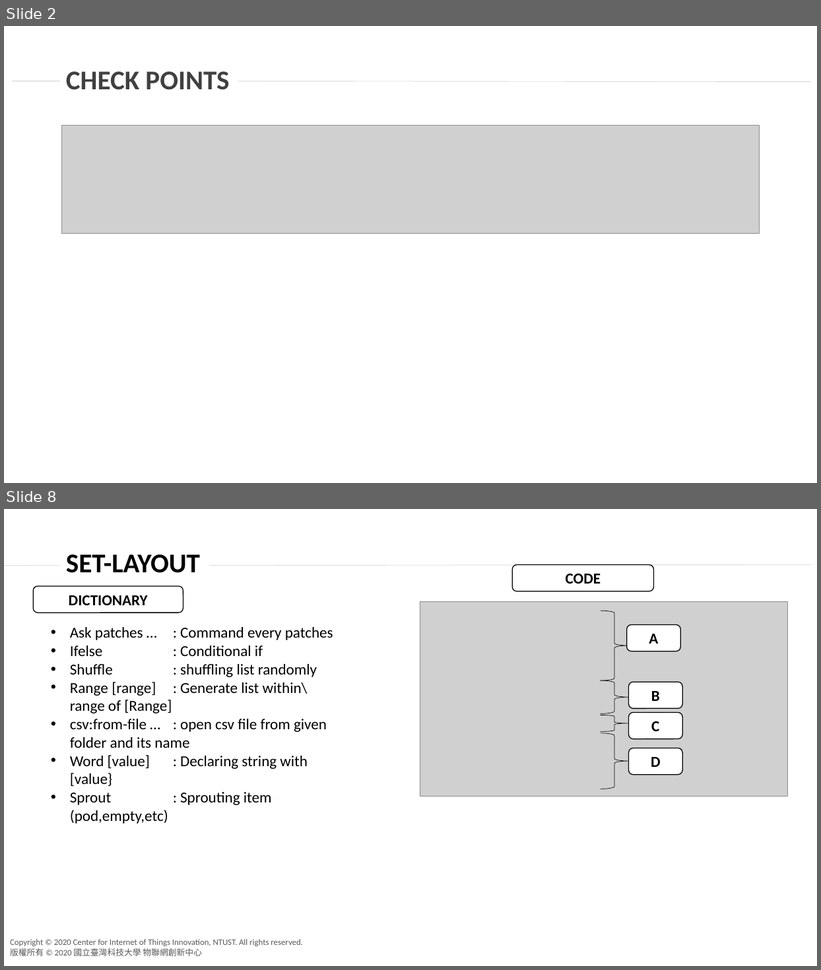
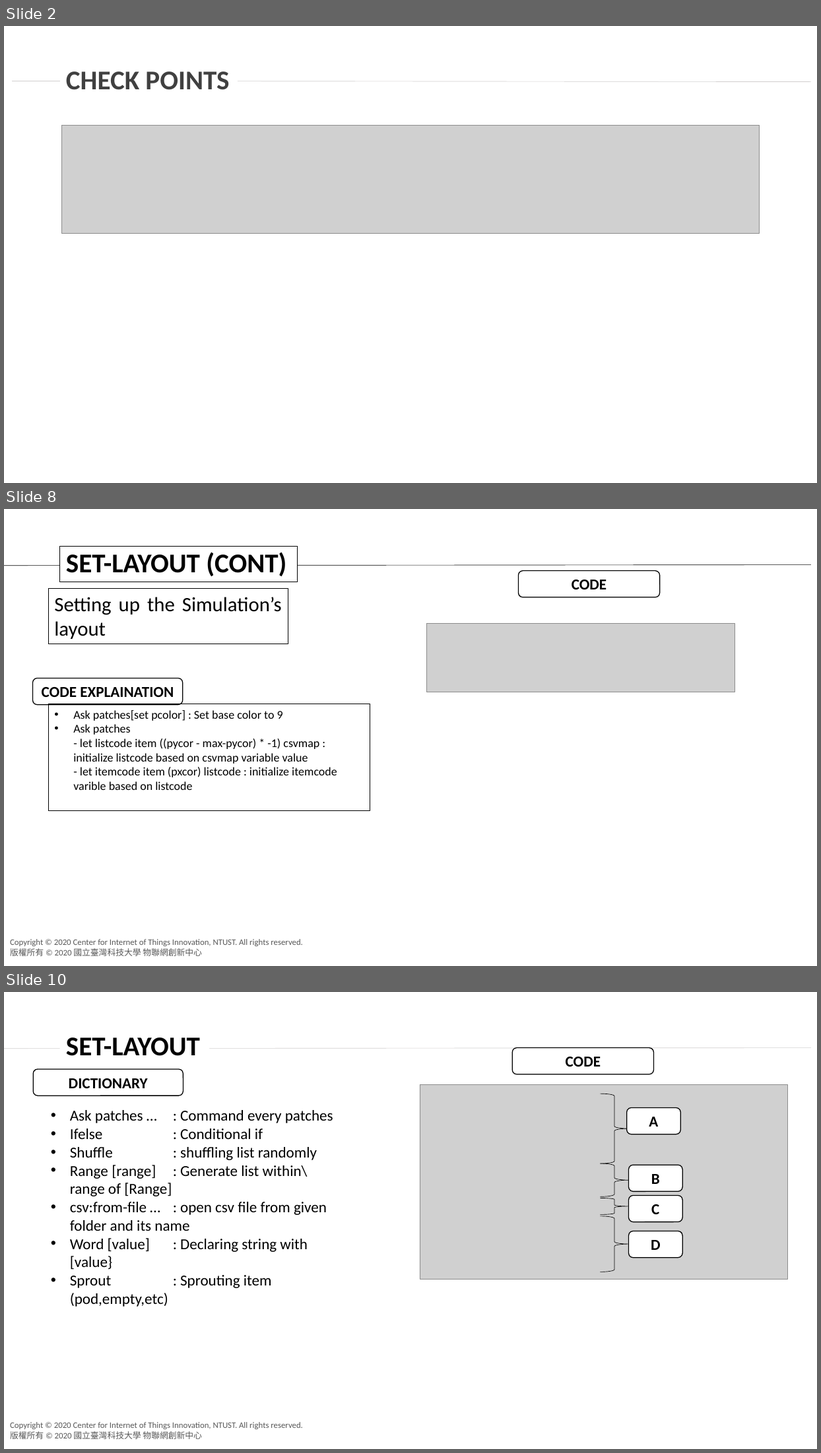
Before and after one commit to agnesyosephine/kiva, a slide deck: Tutorial/Code Learning-Ryanda.pptx. Shown one above the other, each under a label of ours: slides 2 and 8 before the commit, slides 2, 8 and 10 after it; the slides between them are not shown. The pictures are 821x970 and 821x1453 pixels, drawn with LibreOffice and Linux fonts; fonts in the diff are those of the drawing; grey boxes stand for pictures; background and template pictures are left out. Boxes give left, top, right and bottom in pixels: in the first picture for what was removed or moved away, otherwise in the second. Text is boxed around its words. In the diff, an @@ line names an element or a change of style, - is before the commit and + after.

```diff
--- a/Tutorial/Code Learning-Ryanda.pptx
+++ b/Tutorial/Code Learning-Ryanda.pptx
@@ slide 8 added at [4,509,817,966], background #FFFFFF; not listed: 2 template elements that a slide beside it also shows @@
@@ rectangle added at [60,546,298,582], fill #FFFFFF, outline #000000 0.75 pt, 32 pt, text #000000, bold @@
+SET-LAYOUT (CONT)
@@ line added from (4, 566) to (811, 565), #000000 0.5 pt @@
@@ rounded rectangle added at [519,570,660,597], fill #FFFFFF, outline #000000 1 pt, 18 pt, text #000000, bold @@
+CODE
@@ rectangle added at [48,589,288,644], outline #000000 0.75 pt, 24 pt, text #000000 @@
+Setting up the Simulation’s layout
@@ picture added at [426,624,735,692] @@
@@ rounded rectangle added at [32,679,183,706], fill #FFFFFF, outline #000000 1 pt, 18 pt, text #000000, bold @@
+CODE EXPLAINATION
@@ rectangle added at [48,704,370,811], outline #000000 0.75 pt, 14 pt, text #000000 @@
+• Ask patches[set pcolor] : Set base color to 9
+• Ask patches
+  - let listcode item ((pycor - max-pycor) * -1) csvmap : initialize listcode based on csvmap variable value
+  - let itemcode item (pxcor) listcode : initialize itemcode varible based on listcode
@@ what was slide 8 is now slide 10 @@
```
Also in this commit, not shown: 6 slides changed, 1 other slide added.
